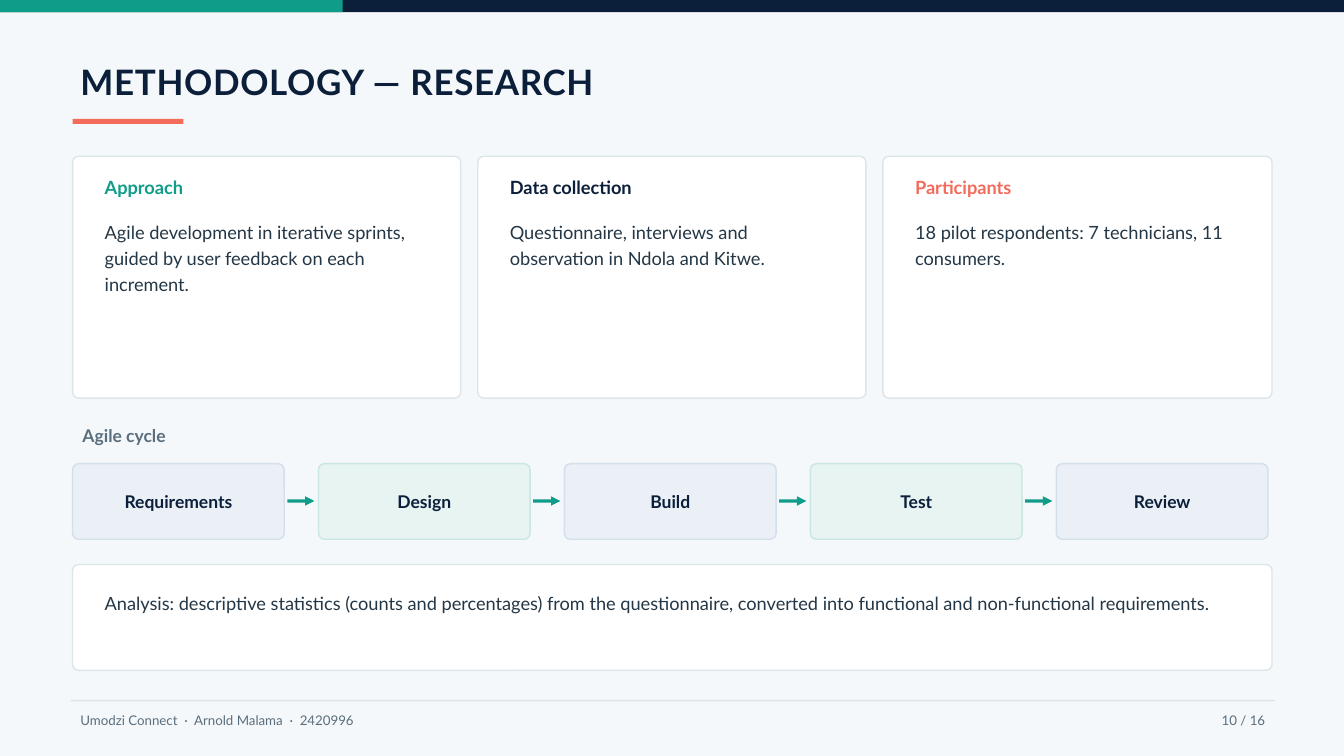
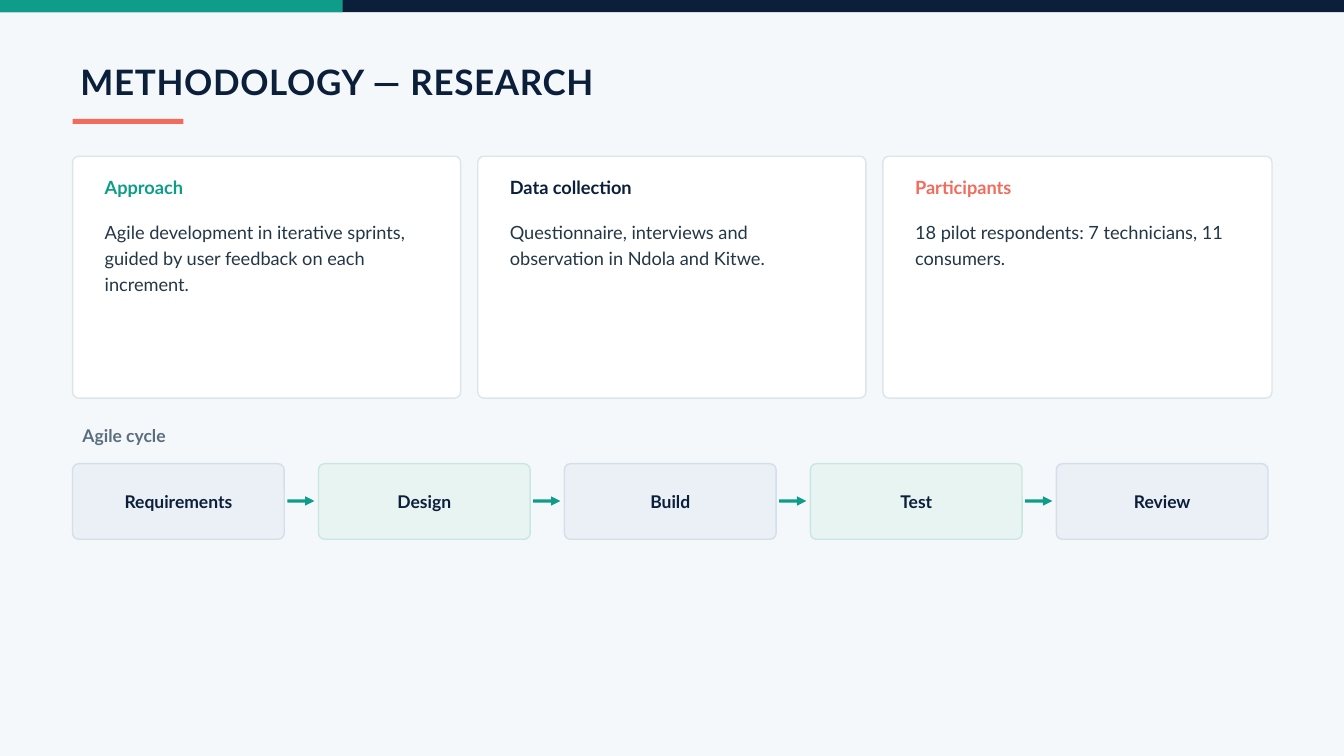
Before and after one commit to malama996/Umodzi-Conneckt, a slide deck: slide 10 of Umodzi_Connect_Defence_Package/Umodzi_Connect_Final_Defence_Presentation.pptx. Drawn at 1344x756 pixels with LibreOffice and Linux fonts; fonts in the diff are those of the drawing. Boxes give left, top, right and bottom in pixels: in the first picture for what was removed or moved away, otherwise in the second. Text is boxed around its words. In the diff, an @@ line names an element or a change of style, - is before the commit and + after.

```diff
--- a/Umodzi_Connect_Defence_Package/Umodzi_Connect_Final_Defence_Presentation.pptx
+++ b/Umodzi_Connect_Defence_Package/Umodzi_Connect_Final_Defence_Presentation.pptx
@@ rounded rectangle removed at (x1=73, y1=565, x2=1272, y2=670) @@
@@ text removed at (x1=105, y1=596, x2=1210, y2=614) @@
-Analysis: descriptive statistics (counts and percentages) from the questionnaire, converted into functional and non-functional requirements.
@@ line removed from (71, 701) to (1275, 701) @@
@@ text removed at (x1=80, y1=715, x2=354, y2=725) @@
-Umodzi Connect · Arnold Malama · 2420996
@@ text removed at (x1=1222, y1=715, x2=1265, y2=725) @@
-10 / 16
```
Also in this commit, not shown: 13 other slides changed, 2 slides removed, 9 other files.
